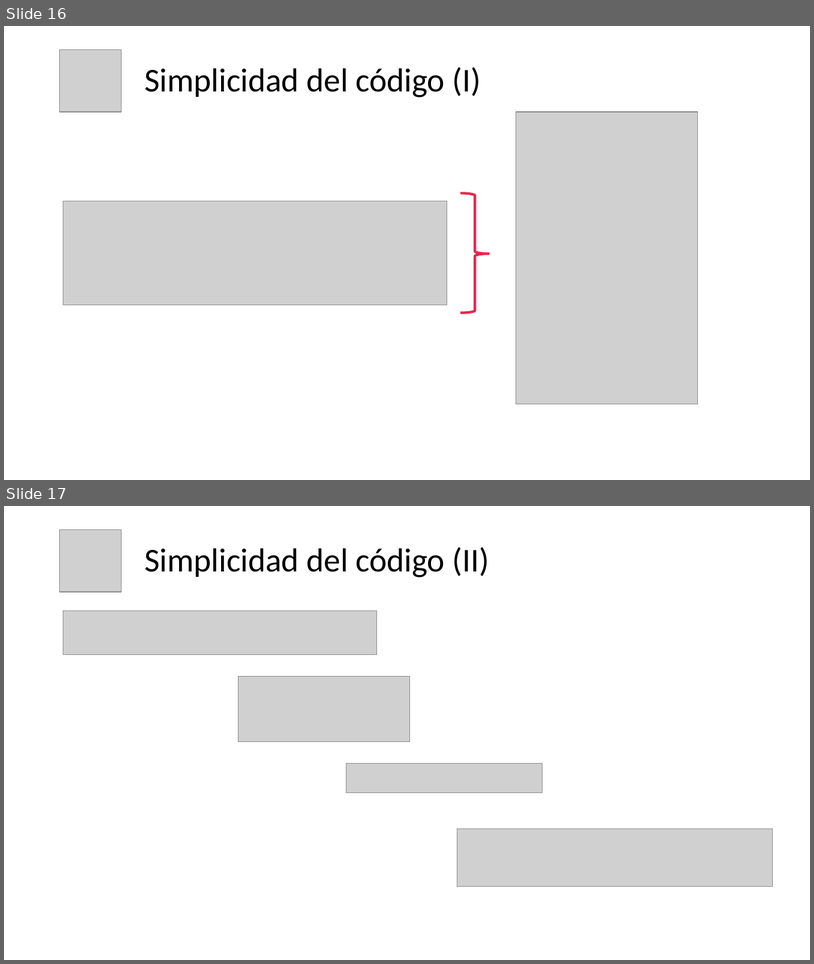
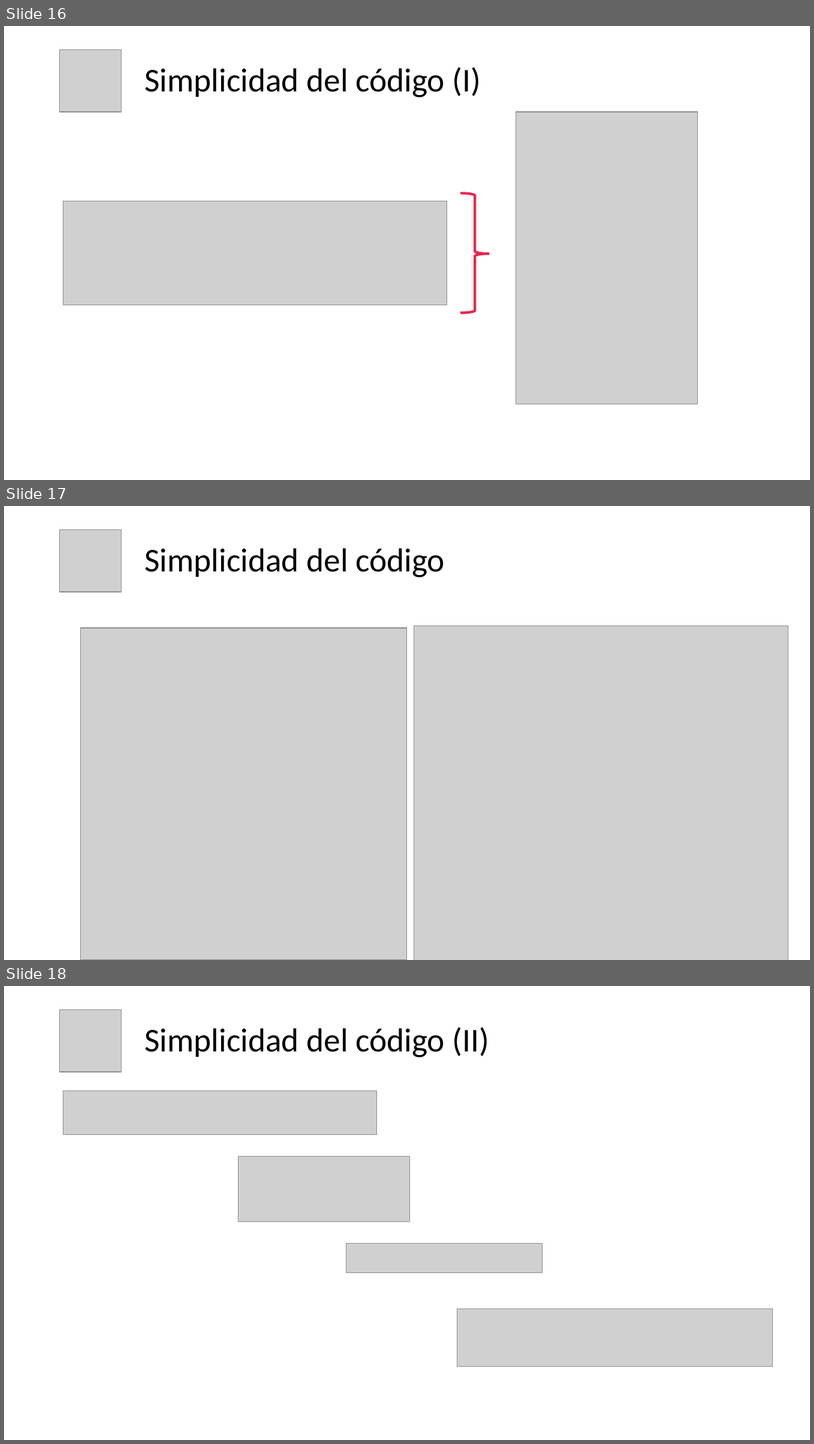
Before and after one commit to emetepe/BOOTCAMP-0723, a slide deck: JAVASCRIPT/neoland-proyectoFinal-javascript/proyecto_javascript/Proyecto_JS_MPR.pptx. Shown one above the other, each under a label of ours: slides 16 and 17 before the commit, slides 16, 17 and 18 after it. The pictures are 814x964 and 814x1444 pixels, drawn with LibreOffice and Linux fonts; fonts in the diff are those of the drawing; grey boxes stand for pictures. Boxes give left, top, right and bottom in pixels: in the first picture for what was removed or moved away, otherwise in the second. Text is boxed around its words. In the diff, an @@ line names an element or a change of style, - is before the commit and + after.

```diff
--- a/JAVASCRIPT/neoland-proyectoFinal-javascript/proyecto_javascript/Proyecto_JS_MPR.pptx
+++ b/JAVASCRIPT/neoland-proyectoFinal-javascript/proyecto_javascript/Proyecto_JS_MPR.pptx
@@ slide 17 added at <box>4,506,810,960</box>, background #FFFFFF @@
@@ picture added at <box>60,529,122,592</box> @@
@@ title added at <box>144,548,445,577</box>, 39.6 pt, text #000000 @@
+Simplicidad del código
@@ picture added at <box>80,628,407,960</box> @@
@@ picture added at <box>414,626,789,960</box> @@
@@ what was slide 17 is now slide 18 @@
```
Also in this commit, not shown: 13 other files.
